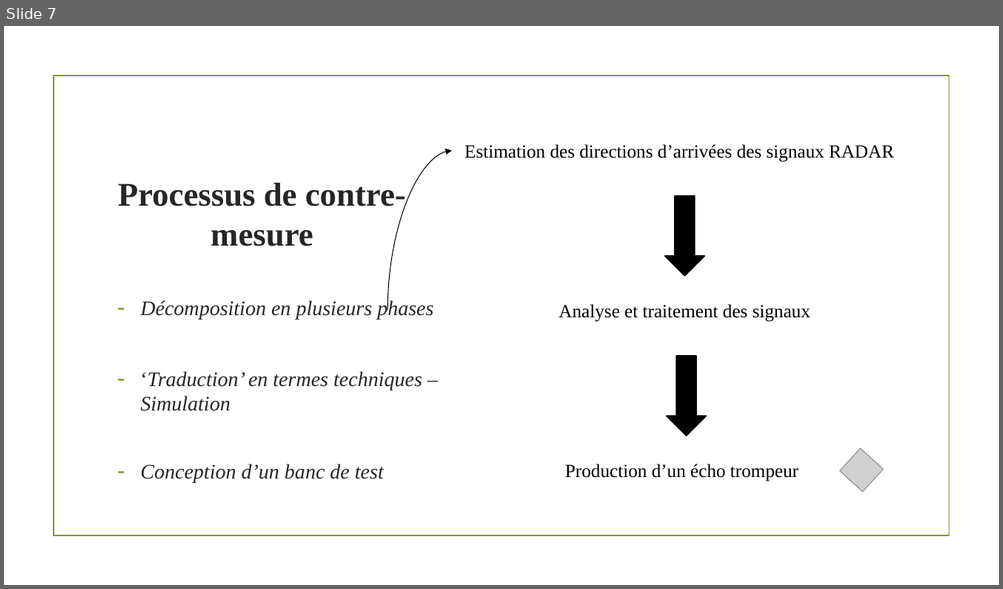
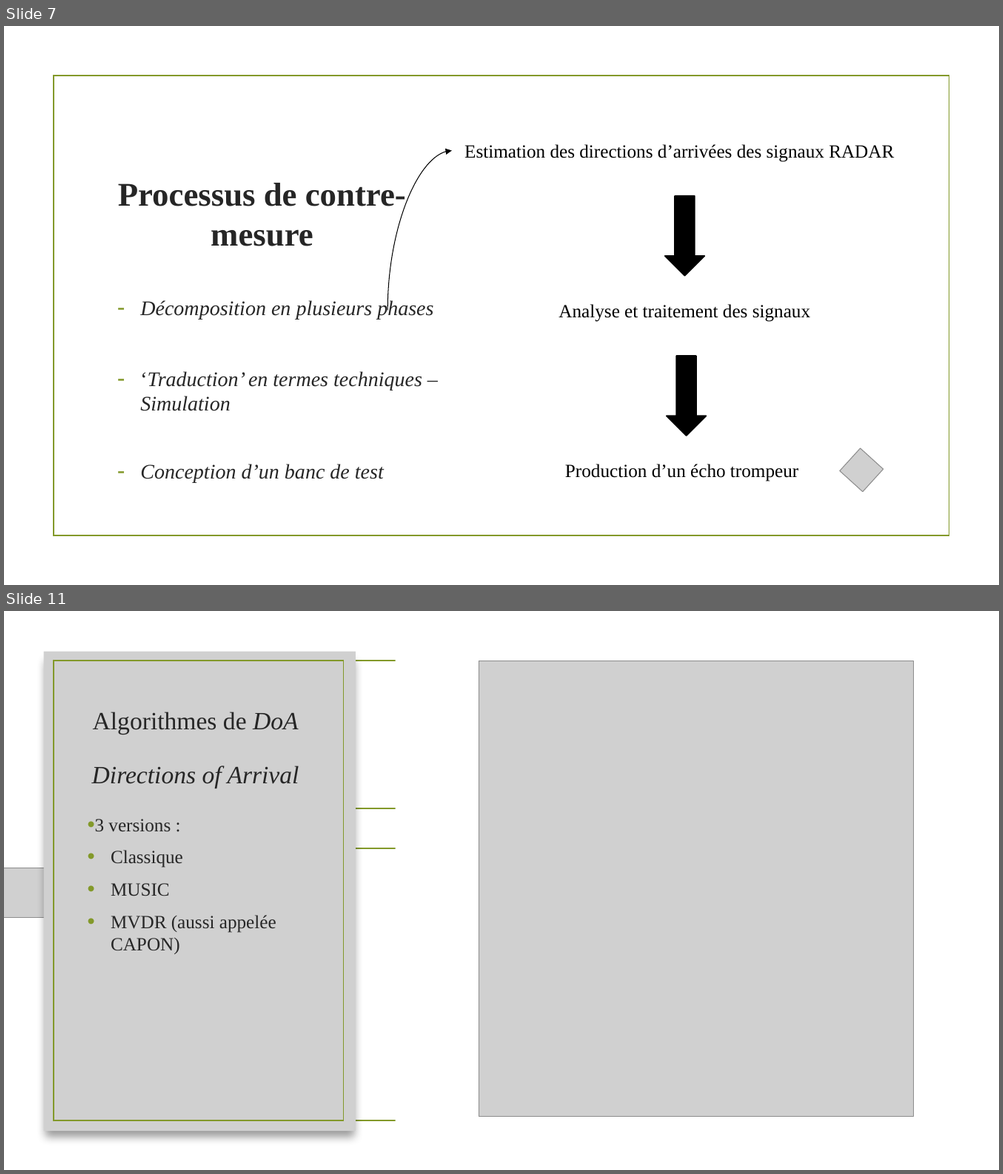
Before and after one commit to MaxENSTAB/Stage2A, a slide deck: Soutenance.pptx. Shown one above the other, each under a label of ours: slide 7 before the commit, slides 7 and 11 after it; the slides between them are not shown. The pictures are 1003x589 and 1003x1174 pixels, drawn with LibreOffice and Linux fonts; fonts in the diff are those of the drawing; grey boxes stand for pictures; background and template pictures are left out. Boxes give left, top, right and bottom in pixels: in the first picture for what was removed or moved away, otherwise in the second. Text is boxed around its words. In the diff, an @@ line names an element or a change of style, - is before the commit and + after.

```diff
--- a/Soutenance.pptx
+++ b/Soutenance.pptx
@@ slide 11 added at (x1=4, y1=611, x2=999, y2=1170), background picture (left out) @@
@@ rectangle added at (x1=395, y1=611, x2=999, y2=1170), fill #FFFFFF @@
@@ picture added at (x1=43, y1=651, x2=356, y2=1131) @@
@@ rectangle added at (x1=54, y1=661, x2=948, y2=1122), outline #83992A 1.25 pt @@
@@ rectangle added at (x1=54, y1=661, x2=343, y2=1122), outline #83992A 1.25 pt @@
@@ picture added at (x1=479, y1=661, x2=913, y2=1117) @@
@@ title added at (x1=92, y1=712, x2=299, y2=788), 24 pt, text #262626, italic @@
+Algorithmes de DoA
+Directions of Arrival
@@ line added from (118, 809) to (885, 809), #83992A 1.25 pt @@
@@ text added at (x1=95, y1=819, x2=276, y2=954), 18 pt, text #262626 @@
+• 3 versions :
+• Classique
+• MUSIC
+• MVDR (aussi appelée CAPON)
@@ line added from (118, 849) to (404, 849), #83992A 1.25 pt @@
@@ picture added at (x1=4, y1=869, x2=66, y2=917) @@
@@ picture added at (x1=937, y1=869, x2=999, y2=917) @@
```
Also in this commit, not shown: 8 other slides added.
